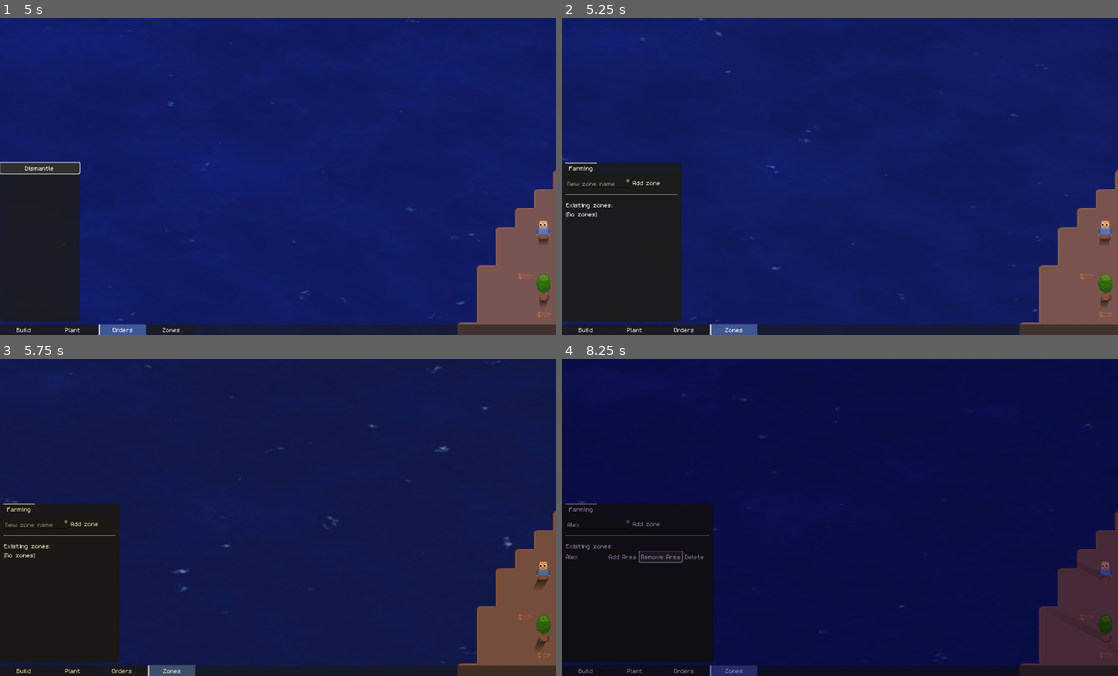
Above: before the commit, frames 1-4 (two rows, left to right).
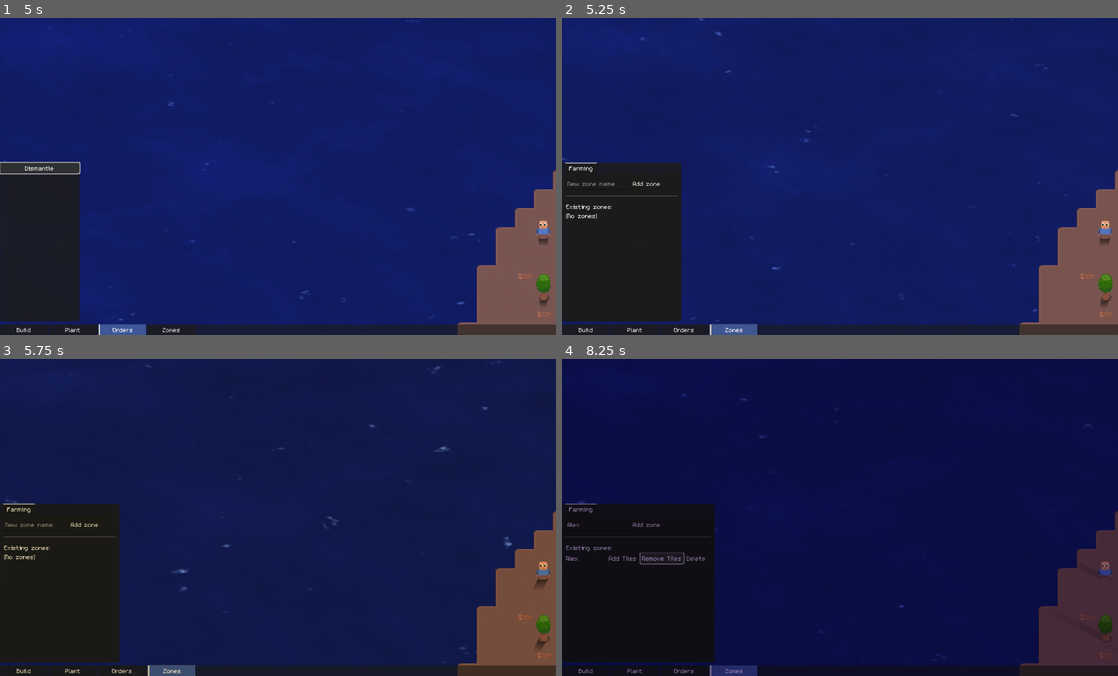
Above: after the commit, the same moments.

Repository: speakk/gnome_village
Game: Godot game, scene res://src/main.tscn
Two runs of this game, one before a commit and one after it. Both use one fixed random seed, a clock stepped at 60 frames per second and the inputs below.
Inputs (mouse positions are in pixels of both pictures, inside the frame that each line leads up to):
- Up to frame 1 (5 s): click "Build" at 0.5 s; click "Wooden wall" at 1.25 s; click "Wooden Door" at 2 s; click "Plant" at 2.75 s; click "Orders" at 3.5 s; click "Dismantle" at 4.25 s
- Up to frame 2 (5.25 s): click "Zones" at 5 s
- Up to frame 3 (5.75 s): no input
- Up to frame 4 (8.25 s): click (595, 523) at 5.77 s; type "Alex" at 5.85 s; click "Add zone" at 6.5 s; click "Add Area" (after the commit: "Add Tiles") at 7.25 s; click "Remove Area" (after the commit: "Remove Tiles") at 8 s

Frame 1 is identical in both runs. In frame 2, 0.3% of the frame differs, in the area x 0-21%, y 50-64%; in frame 3, 0.3%; in frame 4, 0.7%, in the area x 0-28%, y 45-96%.

Commit message:
UI Actions as a class

Diff:
--- a/src/Events.gd
+++ b/src/Events.gd
@@ -21,8 +21,10 @@
 
 signal terrain_cleared(coordinate: Vector2i, target_layer: MainMap.Layers, tileset_source_id: int)
 
-signal construction_selected(item_id: Items.Id)
-signal dismantle_selected()
+#signal construction_selected(item_id: Items.Id)
+#signal dismantle_selected()
+#signal player_action_selected(action: Globals.PlayerAction, params: Dictionary)
+signal ui_action_selected(ui_action: UiAction)
 
 signal item_placed_on_ground(item: ItemOnGround, item_position: Vector2)
 signal item_removed_from_ground(item: ItemOnGround, item_position: Vector2)
--- a/src/Globals.gd
+++ b/src/Globals.gd
@@ -11,6 +11,6 @@
 func get_map() -> MainMap:
 	return map
 
-enum PlayerAction {
-	Build, Dismantle, ZoneAdd
-}
+
+# PlayerAction params:
+# Build: {
--- a/src/gui/build_menu.gd
+++ b/src/gui/build_menu.gd
@@ -14,4 +14,7 @@
 		%BuildOptions.add_child(button)
 
 func _construction_button_pressed(item_id: Items.Id) -> void:
-	Events.construction_selected.emit(item_id)
+	#Events.construction_selected.emit(item_id)
+	var ui_action := UiAction.Build.new(item_id)
+	Events.ui_action_selected.emit(ui_action)
+	#Events.player_action_selected.emit(Globals.PlayerAction.Build, { item_id = item_id})
--- a/src/gui/gui.gd
+++ b/src/gui/gui.gd
@@ -30,7 +30,9 @@
 	%SubMenuContainer.hide()
 
 func _on_dismantle_button_pressed() -> void:
-	Events.dismantle_selected.emit()
+	var ui_action := UiAction.Dismantle.new()
+	Events.ui_action_selected.emit(ui_action)
+	#Events.dismantle_selected.emit()
 
 func _ready() -> void:
 	for child in %MainButtons.get_children():
--- /dev/null
+++ b/src/gui/ui_actions/UiAction.gd
@@ -0,0 +1,23 @@
+class_name UiAction extends RefCounted
+
+enum UiActionId {
+	None, Build, Dismantle, ZoneAddTiles, ZoneRemoveTiles
+}
+
+static var UiActionIdMap: Dictionary = {
+	UiActionId.None: null,
+	UiActionId.Build: Build,
+}
+
+class Build extends UiAction:
+	var item_id: Items.Id
+	func _init(_item_id: Items.Id) -> void:
+		item_id = _item_id
+
+class ZoneAddTiles extends UiAction:
+	var zone: Zone
+	func _init(_zone: Zone) -> void:
+		zone = _zone
+
+class Dismantle extends UiAction:
+	pass
--- a/src/map/MainMap.gd
+++ b/src/map/MainMap.gd
@@ -9,13 +9,16 @@
 const MAP_SIZE_Y: int = 40
 const CELL_SIZE := Vector2i(24, 24)
 
-var construction_item_id: Variant # Items.Id | null
+#var construction_item_id: Variant # Items.Id | null
 
 enum MapActions {
 	Build, Dismantle, None
 }
 
-var current_action: MapActions = MapActions.None
+#var current_action: Globals.PlayerAction = Globals.PlayerAction.None
+#var current_action_params: Dictionary
+
+var selected_ui_action: UiAction
 
 enum Layers {
 	Ground, Building, Blueprint
@@ -90,8 +93,11 @@
 			remove_map_entity(coordinate, item)
 	)
 
-	Events.construction_selected.connect(_construction_selected)
-	Events.dismantle_selected.connect(func() -> void: current_action = MapActions.Dismantle)
+	#Events.construction_selected.connect(_construction_selected)
+	#Events.dismantle_selected.connect(func() -> void: current_action = MapActions.Dismantle)
+
+	#Events.player_action_selected.connect(_handle_player_action_select)
+	Events.ui_action_selected.connect(_handle_ui_action_selection)
 
 	Events.map_ready.emit(self)
 
@@ -101,6 +107,13 @@
 		for y in MAP_SIZE_Y:
 			if get_cell_source_id(Layers.Ground, Vector2i(x, y)) < 0:
 				PathFinder.set_coordinate_invalid(Vector2i(x, y))
+
+#func _handle_player_action_select(player_action: Globals.PlayerAction, params: Dictionary) -> void:
+	#current_action = player_action
+	#current_action_params = params
+
+func _handle_ui_action_selection(new_ui_action: UiAction) -> void:
+	selected_ui_action = new_ui_action
 
 #Bresenham's line algorithm
 func get_tile_line(from: Vector2i, to: Vector2i) -> Array[Vector2i]:
@@ -139,7 +152,9 @@
 	line_end = coordinate
 
 func _handle_build_action(tile_position: Vector2i) -> void:
-	if construction_item_id:
+	var ui_action := selected_ui_action as UiAction.Build
+	var item_id := ui_action.item_id
+	if item_id:
 		if PathFinder.is_valid_position(tile_position):
 			$HoverRectDraw.set_line_coords([tile_position] as Array[Vector2i])
 
@@ -151,14 +166,14 @@
 					set_line_end(tile_position)
 					$HoverRectDraw.set_line_coords(get_tile_line(line_start, line_end))
 				else:
-					_place_blueprint(tile_position, construction_item_id)
+					_place_blueprint(tile_position, item_id)
 					line_start = null
 					line_end = null
 			else:
 				if line_start and line_end:
 					var line_coords := get_tile_line(line_start, line_end)
 					for line_coord in line_coords:
-						_place_blueprint(line_coord, construction_item_id)
+						_place_blueprint(line_coord, item_id)
 
 					line_start = null
 					line_end = null
@@ -214,10 +229,12 @@
 			clear_rectangle_selection()
 
 func _handle_map_action(tile_position: Vector2i) -> void:
-	if current_action == MapActions.Build:
+	if selected_ui_action is UiAction.Build:
 		_handle_build_action(tile_position)
-	if current_action == MapActions.Dismantle:
+	if selected_ui_action is UiAction.Dismantle:
 		_handle_dismantle_action(tile_position)
+	if selected_ui_action is UiAction.ZoneAddTiles:
+		print("Handle tile add")
 
 func clear_rectangle_selection() -> void:
 	rect_start = null
@@ -296,7 +313,7 @@
 	#var tile_position := global_position_to_coordinate(blueprint.global_position)
 	#set_cell(Layers.Blueprint, tile_position, tile_set.get_source_id(1), Vector2i(-1, -1))
 	#map_entities[Layers.Blueprint].erase(tile_position)
-
-func _construction_selected(item_id: Items.Id) -> void:
-	current_action = MapActions.Build
-	construction_item_id = item_id
+#
+#func _construction_selected(item_id: Items.Id) -> void:
+	#current_action = MapActions.Build
+	#construction_item_id = item_id
--- a/src/zones/gui/zone_list_item.gd
+++ b/src/zones/gui/zone_list_item.gd
@@ -11,8 +11,11 @@
 
 
 func _on_add_area_button_button_down() -> void:
-	pass # Replace with function body.
-
+	var ui_action := UiAction.ZoneAddTiles.new(zone)
+	Events.ui_action_selected.emit(ui_action)
+	#Events.player_action_selected.emit(Globals.PlayerAction.ZoneAddTiles, {
+		#zone: zone
+	#})
 
 func _on_remove_area_button_pressed() -> void:
 	pass # Replace with function body.
--- a/src/zones/gui/zone_list_item.tscn
+++ b/src/zones/gui/zone_list_item.tscn
@@ -14,11 +14,11 @@
 
 [node name="AddAreaButton" type="Button" parent="."]
 layout_mode = 2
-text = "Add Area"
+text = "Add Tiles"
 
 [node name="RemoveAreaButton" type="Button" parent="."]
 layout_mode = 2
-text = "Remove Area"
+text = "Remove Tiles"
 
 [node name="DeleteButton" type="Button" parent="."]
 unique_name_in_owner = true
--- a/src/zones/gui/zone_type_tab.tscn
+++ b/src/zones/gui/zone_type_tab.tscn
@@ -23,6 +23,7 @@
 custom_minimum_size = Vector2(160, 0)
 layout_mode = 2
 placeholder_text = "New zone name"
+scroll_fit_content_height = true
 
 [node name="AddZoneButton" type="Button" parent="MarginContainer/VBoxContainer/HBoxContainer"]
 unique_name_in_owner = true
